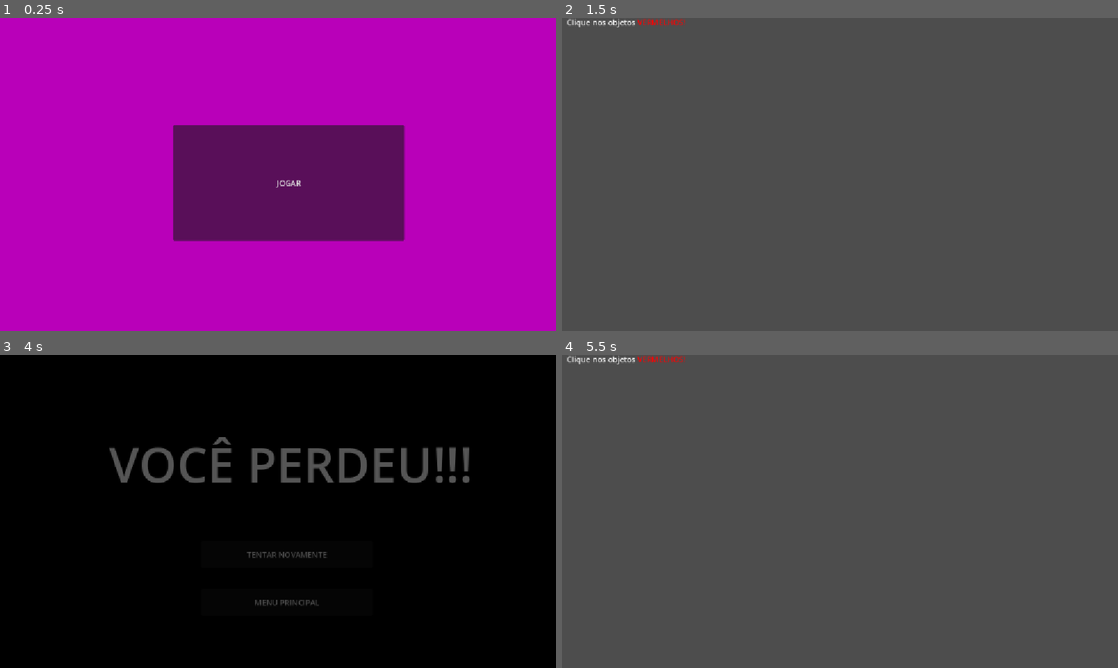
Above: before the commit, frames 1-4 (two rows, left to right).
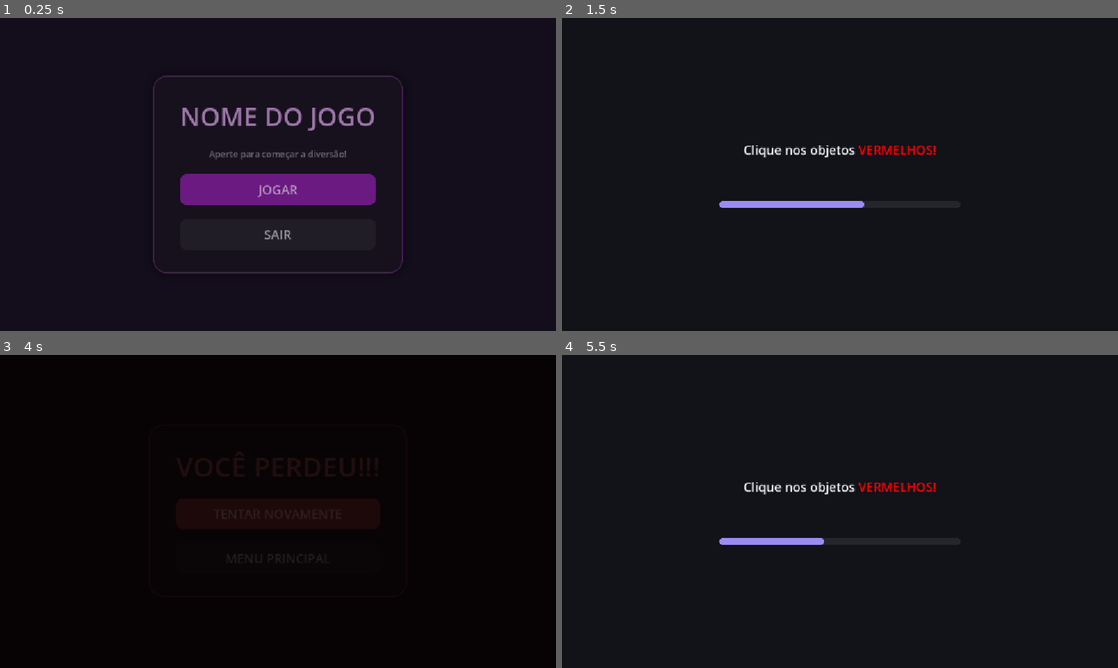
Above: after the commit, the same moments.

Repository: andre-felipe-wonsik-alves/gmtk-jam-26
Game: Godot game, scene res://Scenes/main_menu.tscn
Two runs of this game, one before a commit and one after it. Both use one fixed random seed, a clock stepped at 60 frames per second and the inputs below.
Inputs (mouse positions are in pixels of both pictures, inside the frame that each line leads up to):
- Up to frame 1 (0.25 s): no input
- Up to frame 2 (1.5 s): click "JOGAR" at 0.5 s; move the mouse to (962, 158) at 1.27 s; click (962, 158) at 1.42 s
- Up to frame 3 (4 s): tap Enter at 2 s; drag from (166, 527) to (250, 574) at 2.02 s; click "CLIQUE AQUI!" at 2.75 s; click "NÃO CLIQUE AQUI!" at 3.5 s
- Up to frame 4 (5.5 s): click "TENTAR NOVAMENTE" at 4.25 s; move the mouse to (895, 442) at 5.02 s; click (895, 442) at 5.17 s

The runs differ from the first frame. In frame 1, 100% of the frame differs, in the area x 0-100%, y 0-100%; in frame 2, 100%; in frame 3, 7.1%; in frame 4, 100%.

Commit message:
refactor: melhorando telas e adicionando um tema padrão

Diff:
--- a/Scenes/Minigames/genius_minigame.tscn
+++ b/Scenes/Minigames/genius_minigame.tscn
@@ -6,6 +6,8 @@
 [ext_resource type="Script" uid="uid://c03qcqua5x3xd" path="res://Scripts/Components/TimerComponent.gd" id="4_timer"]
 [ext_resource type="Script" uid="uid://cxc7yivwrmh2o" path="res://Scripts/Components/MonitorDisplayComponent.gd" id="5_mon"]
 [ext_resource type="Script" uid="uid://cs1i16a0oqd38" path="res://Scripts/Components/ColorButtonComponent.gd" id="6_btn"]
+
+[sub_resource type="Theme" id="Theme_j3stb"]
 
 [node name="GeniusMinigame" type="Node2D" unique_id=270707829]
 script = ExtResource("1_genius")
@@ -62,6 +64,7 @@
 offset_bottom = 20.0
 grow_horizontal = 2
 grow_vertical = 2
+theme = SubResource("Theme_j3stb")
 theme_override_font_sizes/font_size = 24
 text = "Aguardando..."
 horizontal_alignment = 1
@@ -255,7 +258,7 @@
 grow_horizontal = 2
 grow_vertical = 2
 theme_override_font_sizes/font_size = 22
-text = "🚨 DESATIVAR ALARME"
+text = "DESATIVAR ALARME"
 horizontal_alignment = 1
 vertical_alignment = 1
 
--- a/Scenes/Screens/game_over_screen.tscn
+++ b/Scenes/Screens/game_over_screen.tscn
@@ -1,44 +1,145 @@
 [gd_scene format=3 uid="uid://cu5dynwp1t45y"]
 
-[ext_resource type="Script" uid="uid://6dhoo8278xvd" path="res://Scripts/Screens/GameOverScreen.gd" id="1_0gua7"]
+[ext_resource type="Script" uid="uid://c2hucp1iqcklf" path="res://Scripts/Screens/GameOverScreen.gd" id="1_0gua7"]
+[ext_resource type="Theme" path="res://Themes/main_theme.tres" id="2_theme"]
 
-[sub_resource type="LabelSettings" id="LabelSettings_wydum"]
-font_size = 100
+[sub_resource type="StyleBoxFlat" id="Panel_Card"]
+content_margin_left = 56.0
+content_margin_top = 48.0
+content_margin_right = 56.0
+content_margin_bottom = 48.0
+bg_color = Color(1, 1, 1, 0.045)
+border_width_left = 2
+border_width_top = 2
+border_width_right = 2
+border_width_bottom = 2
+border_color = Color(0.95, 0.28, 0.32, 0.55)
+corner_radius_top_left = 28
+corner_radius_top_right = 28
+corner_radius_bottom_right = 28
+corner_radius_bottom_left = 28
+shadow_color = Color(0, 0, 0, 0.35)
+shadow_size = 18
 
-[node name="GameOverScreen" type="Control" unique_id=737704195]
+[sub_resource type="StyleBoxFlat" id="Btn_Retry_Normal"]
+content_margin_left = 40.0
+content_margin_top = 14.0
+content_margin_right = 40.0
+content_margin_bottom = 14.0
+bg_color = Color(0.85, 0.2, 0.24, 1)
+corner_radius_top_left = 14
+corner_radius_top_right = 14
+corner_radius_bottom_right = 14
+corner_radius_bottom_left = 14
+
+[sub_resource type="StyleBoxFlat" id="Btn_Retry_Pressed"]
+content_margin_left = 40.0
+content_margin_top = 14.0
+content_margin_right = 40.0
+content_margin_bottom = 14.0
+bg_color = Color(0.6, 0.1, 0.14, 1)
+corner_radius_top_left = 14
+corner_radius_top_right = 14
+corner_radius_bottom_right = 14
+corner_radius_bottom_left = 14
+
+[sub_resource type="StyleBoxFlat" id="Btn_Retry_Hover"]
+content_margin_left = 40.0
+content_margin_top = 14.0
+content_margin_right = 40.0
+content_margin_bottom = 14.0
+bg_color = Color(0.95, 0.3, 0.34, 1)
+corner_radius_top_left = 14
+corner_radius_top_right = 14
+corner_radius_bottom_right = 14
+corner_radius_bottom_left = 14
+
+[sub_resource type="StyleBoxFlat" id="Btn_Menu_Normal"]
+content_margin_left = 40.0
+content_margin_top = 14.0
+content_margin_right = 40.0
+content_margin_bottom = 14.0
+bg_color = Color(1, 1, 1, 0.08)
+corner_radius_top_left = 14
+corner_radius_top_right = 14
+corner_radius_bottom_right = 14
+corner_radius_bottom_left = 14
+
+[sub_resource type="StyleBoxFlat" id="Btn_Menu_Pressed"]
+content_margin_left = 40.0
+content_margin_top = 14.0
+content_margin_right = 40.0
+content_margin_bottom = 14.0
+bg_color = Color(1, 1, 1, 0.22)
+corner_radius_top_left = 14
+corner_radius_top_right = 14
+corner_radius_bottom_right = 14
+corner_radius_bottom_left = 14
+
+[sub_resource type="StyleBoxFlat" id="Btn_Menu_Hover"]
+content_margin_left = 40.0
+content_margin_top = 14.0
+content_margin_right = 40.0
+content_margin_bottom = 14.0
+bg_color = Color(1, 1, 1, 0.16)
+corner_radius_top_left = 14
+corner_radius_top_right = 14
+corner_radius_bottom_right = 14
+corner_radius_bottom_left = 14
+
+[node name="GameOverScreen" type="Control" unique_id=875948902]
 layout_mode = 3
-anchors_preset = 0
+anchors_preset = 15
+anchor_right = 1.0
+anchor_bottom = 1.0
+grow_horizontal = 2
+grow_vertical = 2
+theme = ExtResource("2_theme")
 script = ExtResource("1_0gua7")
 
-[node name="ColorRect" type="ColorRect" parent="." unique_id=530033732]
+[node name="Background" type="ColorRect" parent="." unique_id=863992715]
 layout_mode = 0
-offset_right = 1161.0
-offset_bottom = 663.0
-color = Color(0, 0, 0, 1)
+anchor_right = 1.0
+anchor_bottom = 1.0
+grow_horizontal = 2
+grow_vertical = 2
+color = Color(0.09, 0.04, 0.05, 1)
 
-[node name="RetryButton" type="Button" parent="." unique_id=1002765929]
+[node name="CenterContainer" type="CenterContainer" parent="." unique_id=579509306]
 layout_mode = 0
-offset_left = 417.0
-offset_top = 385.0
-offset_right = 772.0
-offset_bottom = 441.0
+anchor_right = 1.0
+anchor_bottom = 1.0
+grow_horizontal = 2
+grow_vertical = 2
+
+[node name="Card" type="PanelContainer" parent="CenterContainer" unique_id=1984950164]
+layout_mode = 2
+theme_override_styles/panel = SubResource("Panel_Card")
+
+[node name="VBoxContainer" type="VBoxContainer" parent="CenterContainer/Card" unique_id=243635484]
+layout_mode = 2
+theme_override_constants/separation = 28
+alignment = 1
+
+[node name="Label" type="Label" parent="CenterContainer/Card/VBoxContainer" unique_id=1994467999]
+layout_mode = 2
+theme_override_colors/font_color = Color(0.98, 0.4, 0.42, 1)
+theme_override_font_sizes/font_size = 56
+text = "VOCÊ PERDEU!!!"
+horizontal_alignment = 1
+
+[node name="RetryButton" type="Button" parent="CenterContainer/Card/VBoxContainer" unique_id=341478459]
+custom_minimum_size = Vector2(300, 0)
+layout_mode = 2
+theme_override_styles/normal = SubResource("Btn_Retry_Normal")
+theme_override_styles/pressed = SubResource("Btn_Retry_Pressed")
+theme_override_styles/hover = SubResource("Btn_Retry_Hover")
 text = "TENTAR NOVAMENTE"
 
-[node name="MenuButton" type="Button" parent="." unique_id=838267370]
-layout_mode = 0
-offset_left = 417.0
-offset_top = 484.0
-offset_right = 772.0
-offset_bottom = 540.0
+[node name="MenuButton" type="Button" parent="CenterContainer/Card/VBoxContainer" unique_id=1931091463]
+custom_minimum_size = Vector2(300, 0)
+layout_mode = 2
+theme_override_styles/normal = SubResource("Btn_Menu_Normal")
+theme_override_styles/pressed = SubResource("Btn_Menu_Pressed")
+theme_override_styles/hover = SubResource("Btn_Menu_Hover")
 text = "MENU PRINCIPAL"
-
-[node name="Label" type="Label" parent="." unique_id=868409539]
-layout_mode = 0
-offset_left = 226.0
-offset_top = 152.0
-offset_right = 979.0
-offset_bottom = 299.0
-text = "VOCÊ PERDEU!!!"
-label_settings = SubResource("LabelSettings_wydum")
-horizontal_alignment = 1
-vertical_alignment = 1
--- a/Scenes/Screens/transition_screen.tscn
+++ b/Scenes/Screens/transition_screen.tscn
@@ -1,19 +1,69 @@
 [gd_scene format=3 uid="uid://cloig71bbxwbn"]
 
-[ext_resource type="Script" uid="uid://ce1e2ut4we48l" path="res://Scripts/Screens/TransitionScreen.gd" id="1_y408c"]
+[ext_resource type="Script" uid="uid://bb420bt3pj315" path="res://Scripts/Screens/TransitionScreen.gd" id="1_y408c"]
+[ext_resource type="Theme" path="res://Themes/main_theme.tres" id="2_theme"]
 
-[node name="TransitionScreen" type="Control" unique_id=863703888]
+[sub_resource type="StyleBoxFlat" id="Progress_Bg"]
+bg_color = Color(1, 1, 1, 0.08)
+corner_radius_top_left = 10
+corner_radius_top_right = 10
+corner_radius_bottom_right = 10
+corner_radius_bottom_left = 10
+
+[sub_resource type="StyleBoxFlat" id="Progress_Fill"]
+bg_color = Color(0.6, 0.55, 0.95, 1)
+corner_radius_top_left = 10
+corner_radius_top_right = 10
+corner_radius_bottom_right = 10
+corner_radius_bottom_left = 10
+
+[node name="TransitionScreen" type="Control" unique_id=1822946574]
 layout_mode = 3
-anchors_preset = 0
+anchors_preset = 15
+anchor_right = 1.0
+anchor_bottom = 1.0
+grow_horizontal = 2
+grow_vertical = 2
+theme = ExtResource("2_theme")
 script = ExtResource("1_y408c")
 
-[node name="RichTextLabel" type="RichTextLabel" parent="." unique_id=474637796]
+[node name="Background" type="ColorRect" parent="." unique_id=1520402297]
 layout_mode = 0
-offset_top = -3.0
-offset_right = 267.0
-offset_bottom = 149.0
+anchor_right = 1.0
+anchor_bottom = 1.0
+grow_horizontal = 2
+grow_vertical = 2
+color = Color(0.07, 0.07, 0.1, 1)
+
+[node name="CenterContainer" type="CenterContainer" parent="." unique_id=1982386117]
+layout_mode = 0
+anchor_right = 1.0
+anchor_bottom = 1.0
+grow_horizontal = 2
+grow_vertical = 2
+
+[node name="VBoxContainer" type="VBoxContainer" parent="CenterContainer" unique_id=1438771325]
+custom_minimum_size = Vector2(500, 0)
+layout_mode = 2
+theme_override_constants/separation = 24
+alignment = 1
+
+[node name="RichTextLabel" type="RichTextLabel" parent="CenterContainer/VBoxContainer" unique_id=1609661077]
+custom_minimum_size = Vector2(0, 100)
+layout_mode = 2
+size_flags_horizontal = 3
 bbcode_enabled = true
+fit_content = true
+scroll_active = false
+horizontal_alignment = 1
 
-[node name="Timer" type="Timer" parent="." unique_id=1130741475]
+[node name="ProgressBar" type="ProgressBar" parent="CenterContainer/VBoxContainer" unique_id=1262857718]
+custom_minimum_size = Vector2(0, 14)
+layout_mode = 2
+theme_override_styles/background = SubResource("Progress_Bg")
+theme_override_styles/fill = SubResource("Progress_Fill")
+show_percentage = false
+
+[node name="Timer" type="Timer" parent="." unique_id=254852857]
 wait_time = 1.5
 one_shot = true
--- a/Scenes/main_menu.tscn
+++ b/Scenes/main_menu.tscn
@@ -1,22 +1,152 @@
 [gd_scene format=3 uid="uid://ylvi75g7b7n5"]
 
-[ext_resource type="Script" uid="uid://dmmc0qxnrlylg" path="res://Scripts/Screens/MainMenu.gd" id="1_28flt"]
+[ext_resource type="Script" uid="uid://cgxls02aqgvau" path="res://Scripts/Screens/MainMenu.gd" id="1_28flt"]
+[ext_resource type="Theme" path="res://Themes/main_theme.tres" id="2_theme"]
 
-[node name="MainMenu" type="Control" unique_id=1838064]
+[sub_resource type="StyleBoxFlat" id="Panel_Card"]
+content_margin_left = 56.0
+content_margin_top = 48.0
+content_margin_right = 56.0
+content_margin_bottom = 48.0
+bg_color = Color(1, 1, 1, 0.045)
+border_width_left = 2
+border_width_top = 2
+border_width_right = 2
+border_width_bottom = 2
+border_color = Color(0.75, 0.25, 0.9, 0.5)
+corner_radius_top_left = 28
+corner_radius_top_right = 28
+corner_radius_bottom_right = 28
+corner_radius_bottom_left = 28
+shadow_color = Color(0, 0, 0, 0.35)
+shadow_size = 18
+
+[sub_resource type="StyleBoxFlat" id="Btn_Normal"]
+content_margin_left = 40.0
+content_margin_top = 14.0
+content_margin_right = 40.0
+content_margin_bottom = 14.0
+bg_color = Color(0.62, 0.12, 0.75, 1)
+corner_radius_top_left = 14
+corner_radius_top_right = 14
+corner_radius_bottom_right = 14
+corner_radius_bottom_left = 14
+
+[sub_resource type="StyleBoxFlat" id="Btn_Pressed"]
+content_margin_left = 40.0
+content_margin_top = 14.0
+content_margin_right = 40.0
+content_margin_bottom = 14.0
+bg_color = Color(0.42, 0.06, 0.52, 1)
+corner_radius_top_left = 14
+corner_radius_top_right = 14
+corner_radius_bottom_right = 14
+corner_radius_bottom_left = 14
+
+[sub_resource type="StyleBoxFlat" id="Btn_Hover"]
+content_margin_left = 40.0
+content_margin_top = 14.0
+content_margin_right = 40.0
+content_margin_bottom = 14.0
+bg_color = Color(0.78, 0.22, 0.92, 1)
+corner_radius_top_left = 14
+corner_radius_top_right = 14
+corner_radius_bottom_right = 14
+corner_radius_bottom_left = 14
+
+[sub_resource type="StyleBoxFlat" id="Btn_Quit_Normal"]
+content_margin_left = 40.0
+content_margin_top = 14.0
+content_margin_right = 40.0
+content_margin_bottom = 14.0
+bg_color = Color(1, 1, 1, 0.08)
+corner_radius_top_left = 14
+corner_radius_top_right = 14
+corner_radius_bottom_right = 14
+corner_radius_bottom_left = 14
+
+[sub_resource type="StyleBoxFlat" id="Btn_Quit_Pressed"]
+content_margin_left = 40.0
+content_margin_top = 14.0
+content_margin_right = 40.0
+content_margin_bottom = 14.0
+bg_color = Color(1, 1, 1, 0.22)
+corner_radius_top_left = 14
+corner_radius_top_right = 14
+corner_radius_bottom_right = 14
+corner_radius_bottom_left = 14
+
+[sub_resource type="StyleBoxFlat" id="Btn_Quit_Hover"]
+content_margin_left = 40.0
+content_margin_top = 14.0
+content_margin_right = 40.0
+content_margin_bottom = 14.0
+bg_color = Color(1, 1, 1, 0.16)
+corner_radius_top_left = 14
+corner_radius_top_right = 14
+corner_radius_bottom_right = 14
+corner_radius_bottom_left = 14
+
+[node name="MainMenu" type="Control" unique_id=1789508342]
 layout_mode = 3
-anchors_preset = 0
+anchors_preset = 15
+anchor_right = 1.0
+anchor_bottom = 1.0
+grow_horizontal = 2
+grow_vertical = 2
+theme = ExtResource("2_theme")
 script = ExtResource("1_28flt")
 
-[node name="ColorRect" type="ColorRect" parent="." unique_id=1339341155]
+[node name="Background" type="ColorRect" parent="." unique_id=1277387179]
 layout_mode = 0
-offset_right = 1164.0
-offset_bottom = 660.0
-color = Color(0.7262582, 0.00040526091, 0.7264163, 1)
+anchor_right = 1.0
+anchor_bottom = 1.0
+grow_horizontal = 2
+grow_vertical = 2
+color = Color(0.078, 0.055, 0.11, 1)
 
-[node name="PlayButton" type="Button" parent="." unique_id=878751368]
+[node name="CenterContainer" type="CenterContainer" parent="." unique_id=633412799]
 layout_mode = 0
-offset_left = 359.0
-offset_top = 222.0
-offset_right = 838.0
-offset_bottom = 461.0
+anchor_right = 1.0
+anchor_bottom = 1.0
+grow_horizontal = 2
+grow_vertical = 2
+
+[node name="Card" type="PanelContainer" parent="CenterContainer" unique_id=1957141739]
+layout_mode = 2
+theme_override_styles/panel = SubResource("Panel_Card")
+
+[node name="VBoxContainer" type="VBoxContainer" parent="CenterContainer/Card" unique_id=1777919477]
+layout_mode = 2
+theme_override_constants/separation = 28
+alignment = 1
+
+[node name="TitleLabel" type="Label" parent="CenterContainer/Card/VBoxContainer" unique_id=999888703]
+layout_mode = 2
+theme_override_colors/font_color = Color(0.93, 0.7, 1, 1)
+theme_override_font_sizes/font_size = 52
+text = "NOME DO JOGO"
+horizontal_alignment = 1
+
+[node name="Subtitle" type="Label" parent="CenterContainer/Card/VBoxContainer" unique_id=131719207]
+layout_mode = 2
+theme_override_colors/font_color = Color(0.75, 0.75, 0.8, 0.8)
+theme_override_font_sizes/font_size = 18
+text = "Aperte para começar a diversão!"
+horizontal_alignment = 1
+
+[node name="PlayButton" type="Button" parent="CenterContainer/Card/VBoxContainer" unique_id=838096308]
+custom_minimum_size = Vector2(280, 0)
+layout_mode = 2
+theme_override_styles/normal = SubResource("Btn_Normal")
+theme_override_styles/pressed = SubResource("Btn_Pressed")
+theme_override_styles/hover = SubResource("Btn_Hover")
 text = "JOGAR"
+
+[node name="QuitButton" type="Button" parent="CenterContainer/Card/VBoxContainer" unique_id=372134991]
+custom_minimum_size = Vector2(280, 0)
+layout_mode = 2
+theme_override_styles/normal = SubResource("Btn_Quit_Normal")
+theme_override_styles/pressed = SubResource("Btn_Quit_Pressed")
+theme_override_styles/hover = SubResource("Btn_Quit_Hover")
+text = "SAIR"
--- a/Scenes/scene_transition.tscn
+++ b/Scenes/scene_transition.tscn
@@ -67,5 +67,5 @@
 grow_vertical = 2
 color = Color(0, 0, 0, 0)
 
-[node name="AnimationPlayer" type="AnimationPlayer" parent="." unique_id=774767813]
+[node name="AnimationPlayer" type="AnimationPlayer" parent="." unique_id=145537470]
 libraries/ = SubResource("AnimationLibrary_8sxkv")
--- a/Scripts/Screens/GameOverScreen.gd
+++ b/Scripts/Screens/GameOverScreen.gd
@@ -1,11 +1,17 @@
 extends Control
 
-@onready var retry_button: Button = $RetryButton
-@onready var menu_button: Button = $MenuButton
+@onready var retry_button: Button = $CenterContainer/Card/VBoxContainer/RetryButton
+@onready var menu_button: Button = $CenterContainer/Card/VBoxContainer/MenuButton
+@onready var card: Control = $CenterContainer/Card
 
 func _ready() -> void:
 	retry_button.pressed.connect(_on_retry_pressed)
 	menu_button.pressed.connect(_on_menu_pressed)
+
+	await get_tree().process_frame
+	_add_button_juice(retry_button)
+	_add_button_juice(menu_button)
+	_animate_card_in()
 
 func _on_retry_pressed() -> void:
 	# Reinicia do minigame atual onde ele errou
@@ -13,3 +19,31 @@
 
 func _on_menu_pressed() -> void:
 	get_tree().change_scene_to_file("res://Scenes/main_menu.tscn")
+
+# Card desce levemente enquanto aparece (fade + slide)
+func _animate_card_in() -> void:
+	card.pivot_offset = card.size / 2.0
+	var final_y := card.position.y # posição y onde o card deve estar
+	card.modulate.a = 0.0
+	card.position.y = final_y - 30 # coloca o card 30 pixels acima da posição original
+
+	var tween := create_tween().set_parallel(true)
+	tween.tween_property(card, "modulate:a", 1.0, 0.35)
+	tween.tween_property(card, "position:y", final_y, 0.35)\
+		.set_trans(Tween.TRANS_BACK).set_ease(Tween.EASE_OUT) # efeito slide
+
+func _add_button_juice(button: Button) -> void:
+	button.pivot_offset = button.size / 2.0
+
+	button.mouse_entered.connect(func():
+		create_tween().tween_property(button, "scale", Vector2(1.06, 1.06), 0.12)
+	)
+	button.mouse_exited.connect(func():
+		create_tween().tween_property(button, "scale", Vector2.ONE, 0.12)
+	)
+	button.button_down.connect(func():
+		create_tween().tween_property(button, "scale", Vector2(0.95, 0.95), 0.08)
+	)
+	button.button_up.connect(func():
+		create_tween().tween_property(button, "scale", Vector2(1.06, 1.06), 0.08)
+	)
--- a/Scripts/Screens/MainMenu.gd
+++ b/Scripts/Screens/MainMenu.gd
@@ -1,9 +1,55 @@
 extends Control
 
-@onready var play_button: Button = $PlayButton
+@onready var play_button: Button = $CenterContainer/Card/VBoxContainer/PlayButton
+@onready var quit_button: Button = $CenterContainer/Card/VBoxContainer/QuitButton
+@onready var card: Control = $CenterContainer/Card
 
 func _ready() -> void:
 	play_button.pressed.connect(_on_play_pressed)
+	quit_button.pressed.connect(_on_quit_pressed)
+
+	# Espera um frame para o container calcular os tamanhos finais
+	# antes de configurar o pivot dos botões (necessário para o scale
+	# da animação de hover ficar centralizado)
+	await get_tree().process_frame
+	_add_button_juice(play_button)
+	_add_button_juice(quit_button)
+	_animate_card_in()
 
 func _on_play_pressed() -> void:
 	GameManager.start_game()
+
+func _on_quit_pressed() -> void:
+	get_tree().quit()
+
+# Faz o card do menu entrar com um leve fade + mola
+func _animate_card_in() -> void:
+	card.pivot_offset = card.size / 2.0 # define o centro de rotação e escala exatamente no centro do card
+	card.modulate.a = 0.0
+	card.scale = Vector2(0.9, 0.9)
+
+	var tween := create_tween().set_parallel(true) # cria uma animação temporária e faz com que as próximas rodem ao mesmo tempo
+	tween.tween_property(card, "modulate:a", 1.0, 0.4) # card faz um fade in de 0.4 segundos
+	tween.tween_property(card, "scale", Vector2.ONE, 0.4)\
+		.set_trans(Tween.TRANS_BACK).set_ease(Tween.EASE_OUT) # efeito mola
+	# .set_trans(Tween.TRANS_BACK): Define o tipo de transição física
+	# O TRANS_BACK faz o objeto se esticar um pouco além do destino final antes de se ajustar
+	# .set_ease(Tween.EASE_OUT): Define o ritmo da curva (Easing)
+	# Com EASE_OUT, a animação começa rápida e vai desacelerando no final para suavizar a chegada
+
+# Faz o botão cresces no hover e encolhe ao clicar
+func _add_button_juice(button: Button) -> void:
+	button.pivot_offset = button.size / 2.0 # define o centro de rotação e escala exatamente no centro do botão
+
+	button.mouse_entered.connect(func():
+		create_tween().tween_property(button, "scale", Vector2(1.06, 1.06), 0.12)
+	)
+	button.mouse_exited.connect(func():
+		create_tween().tween_property(button, "scale", Vector2.ONE, 0.12)
+	)
+	button.button_down.connect(func():
+		create_tween().tween_property(button, "scale", Vector2(0.95, 0.95), 0.08)
+	)
+	button.button_up.connect(func():
+		create_tween().tween_property(button, "scale", Vector2(1.06, 1.06), 0.08)
+	)
--- a/Scripts/Screens/TransitionScreen.gd
+++ b/Scripts/Screens/TransitionScreen.gd
@@ -1,12 +1,13 @@
 extends Control
 
-@onready var label: RichTextLabel = $RichTextLabel
+@onready var label: RichTextLabel = $CenterContainer/VBoxContainer/RichTextLabel
+@onready var progress_bar: ProgressBar = $CenterContainer/VBoxContainer/ProgressBar
 @onready var timer: Timer = $Timer
 
 # Instruções para cada minigame (pode ser mapeado pelo índice)
 var instructions: Array[String] = [
 	"[center]Clique nos objetos [color=red]VERMELHOS![/color][/center]",
-	"Decore a sequência de cores!",
+	"[center]Decore a sequência de cores![/center]",
 ]
 
 func _ready() -> void:
@@ -14,11 +15,20 @@
 	if index < instructions.size():
 		label.text = instructions[index]
 	else:
-		label.text = "Prepare-se!"
+		label.text = "[center]Prepare-se![/center]"
 
-	# Conectando o sinal de término do Timer via código
+	# Começa a progressbar cheia
+	progress_bar.max_value = timer.wait_time
+	progress_bar.value = timer.wait_time
+
 	timer.timeout.connect(_on_timer_timeout)
 	timer.start()
 
+func _process(_delta: float) -> void:
+	# Esvazia a barra conforme o tempo passa, dando feedback visual
+	# de quanto falta para o minigame começar
+	if not timer.is_stopped():
+		progress_bar.value = timer.time_left
+
 func _on_timer_timeout() -> void:
 	GameManager.load_current_minigame()
--- /dev/null
+++ b/Themes/main_theme.tres
@@ -0,0 +1,9 @@
+[gd_resource type="Theme" format=3]
+
+[resource]
+default_font_size = 24
+Label/font_sizes/font_size = 24
+Label/colors/font_color = Color(0.949, 0.949, 0.968, 1)
+Button/font_sizes/font_size = 26
+RichTextLabel/font_sizes/normal_font_size = 26
+RichTextLabel/colors/default_color = Color(0.949, 0.949, 0.968, 1)
--- a/project.godot
+++ b/project.godot
@@ -19,6 +19,7 @@
 
 GameManager="*uid://holr7krbu8p1"
 SceneTransition="*uid://c50vknnevtb6k"
+GameSession="*res://Scripts/Autoload/GameSession.gd"
 
 [display]
 
@@ -35,10 +36,6 @@
 ]
 }
 
-[autoload]
-
-GameSession="*res://Scripts/Autoload/GameSession.gd"
-
 [physics]
 
 3d/physics_engine="Jolt Physics"
Not shown, changed: Scripts/Screens/GameOverScreen.gd.uid
Not shown, changed: Scripts/Screens/MainMenu.gd.uid
Not shown, changed: Scripts/Screens/TransitionScreen.gd.uid
